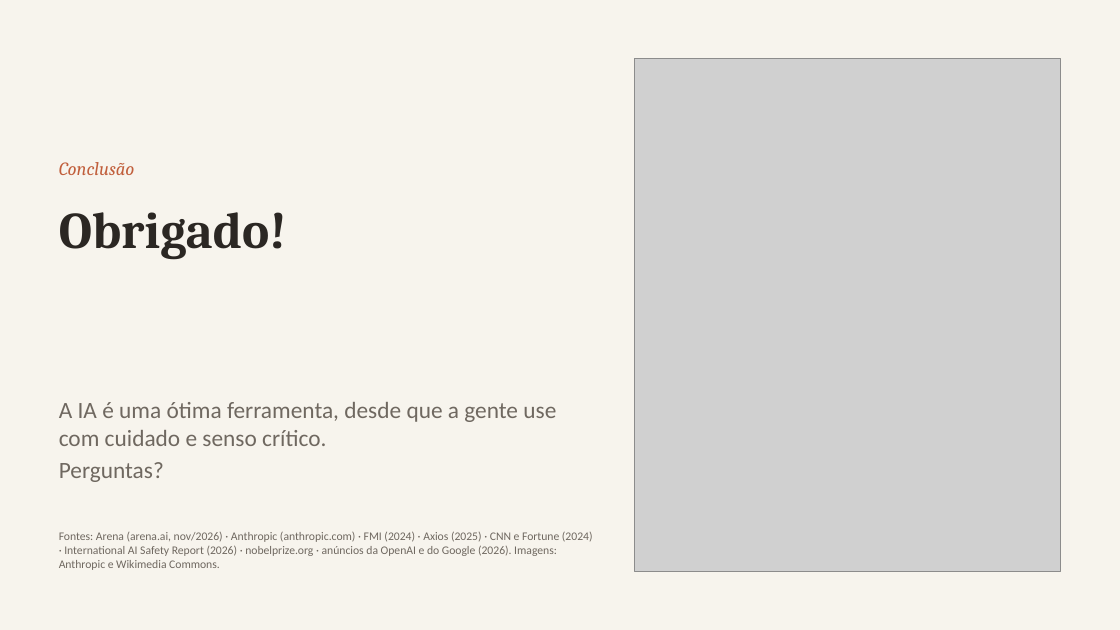
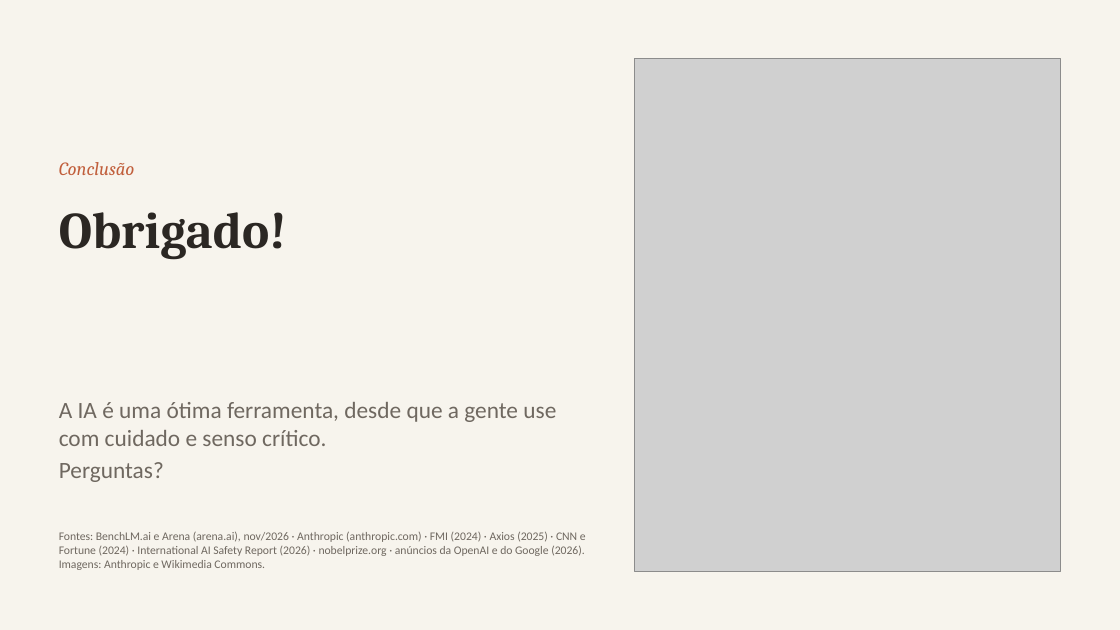
Before and after one commit to ArkhamKnight15/claude, a slide deck: slide 11 of apresentacao-ia/IA - Anthropic - Claude.pptx. Drawn at 1120x630 pixels with LibreOffice and Linux fonts; fonts in the diff are those of the drawing; grey boxes stand for pictures. Boxes give left, top, right and bottom in pixels: in the first picture for what was removed or moved away, otherwise in the second. Text is boxed around its words. In the diff, an @@ line names an element or a change of style, - is before the commit and + after.

```diff
--- a/apresentacao-ia/IA - Anthropic - Claude.pptx
+++ b/apresentacao-ia/IA - Anthropic - Claude.pptx
@@ text at (x1=59, y1=532, x2=586, y2=570): text changed @@
-Fontes: Arena (arena.ai, nov/2026) · Anthropic (anthropic.com) · FMI (2024) · Axios (2025) · CNN e Fortune (2024) · International AI Safety Report (2026) · nobelprize.org · anúncios da OpenAI e do Google (2026). Imagens: Anthropic e Wikimedia Commons.
+Fontes: BenchLM.ai e Arena (arena.ai), nov/2026 · Anthropic (anthropic.com) · FMI (2024) · Axios (2025) · CNN e Fortune (2024) · International AI Safety Report (2026) · nobelprize.org · anúncios da OpenAI e do Google (2026). Imagens: Anthropic e Wikimedia Commons.
```
Also in this commit, not shown: 1 other slide changed, 1 other file.
